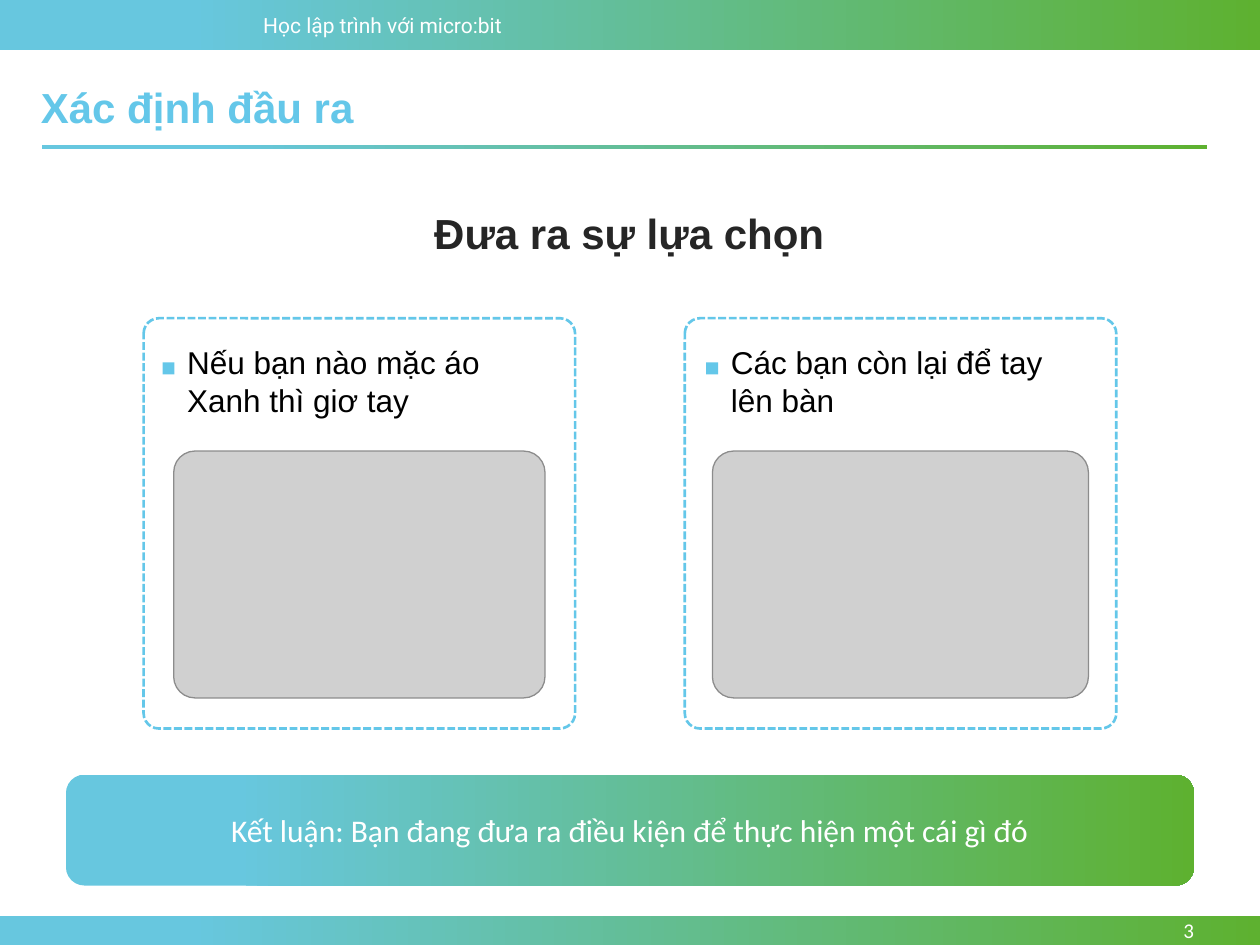
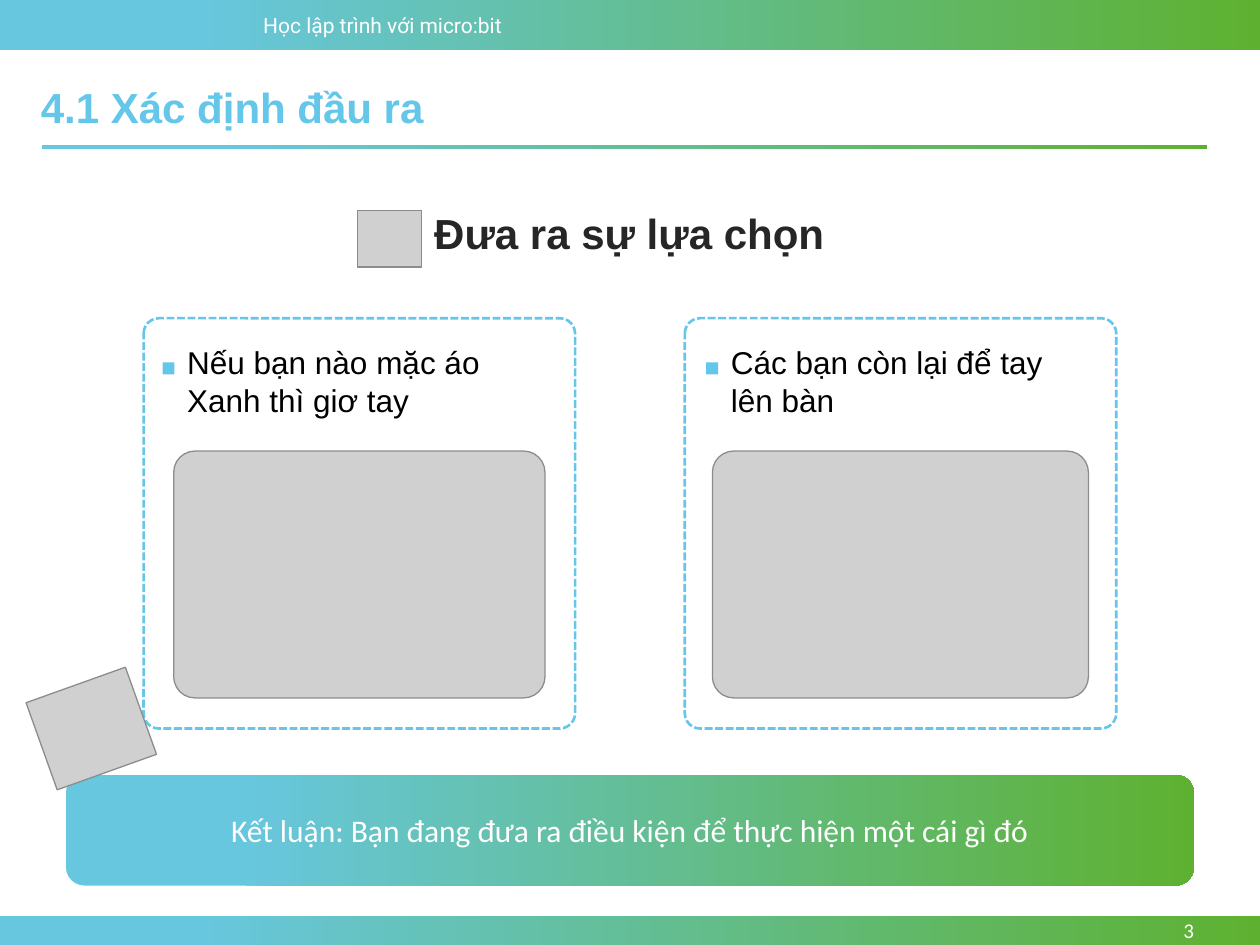
Before and after one commit to nhannn87dn/Learn-microbit, a slide deck: slide 3 of Lessions/Bai-04-Conditions-and-Logic/4.Conditional-and-Boolean.pptx. Drawn at 1260x945 pixels with LibreOffice and Linux fonts; fonts in the diff are those of the drawing; grey boxes stand for pictures; background and template pictures are left out. Boxes give left, top, right and bottom in pixels: in the first picture for what was removed or moved away, otherwise in the second. Text is boxed around its words. In the diff, an @@ line names an element or a change of style, - is before the commit and + after.

```diff
--- a/Lessions/Bai-04-Conditions-and-Logic/4.Conditional-and-Boolean.pptx
+++ b/Lessions/Bai-04-Conditions-and-Logic/4.Conditional-and-Boolean.pptx
@@ text at box(41, 90, 424, 131): text changed @@
-Xác định đầu ra
+4.1 Xác định đầu ra
@@ picture added at box(358, 210, 422, 267) @@
@@ picture added at box(27, 667, 157, 789) @@
```
Also in this commit, not shown: 2 other slides changed, 11 slides added, 9 other files.
